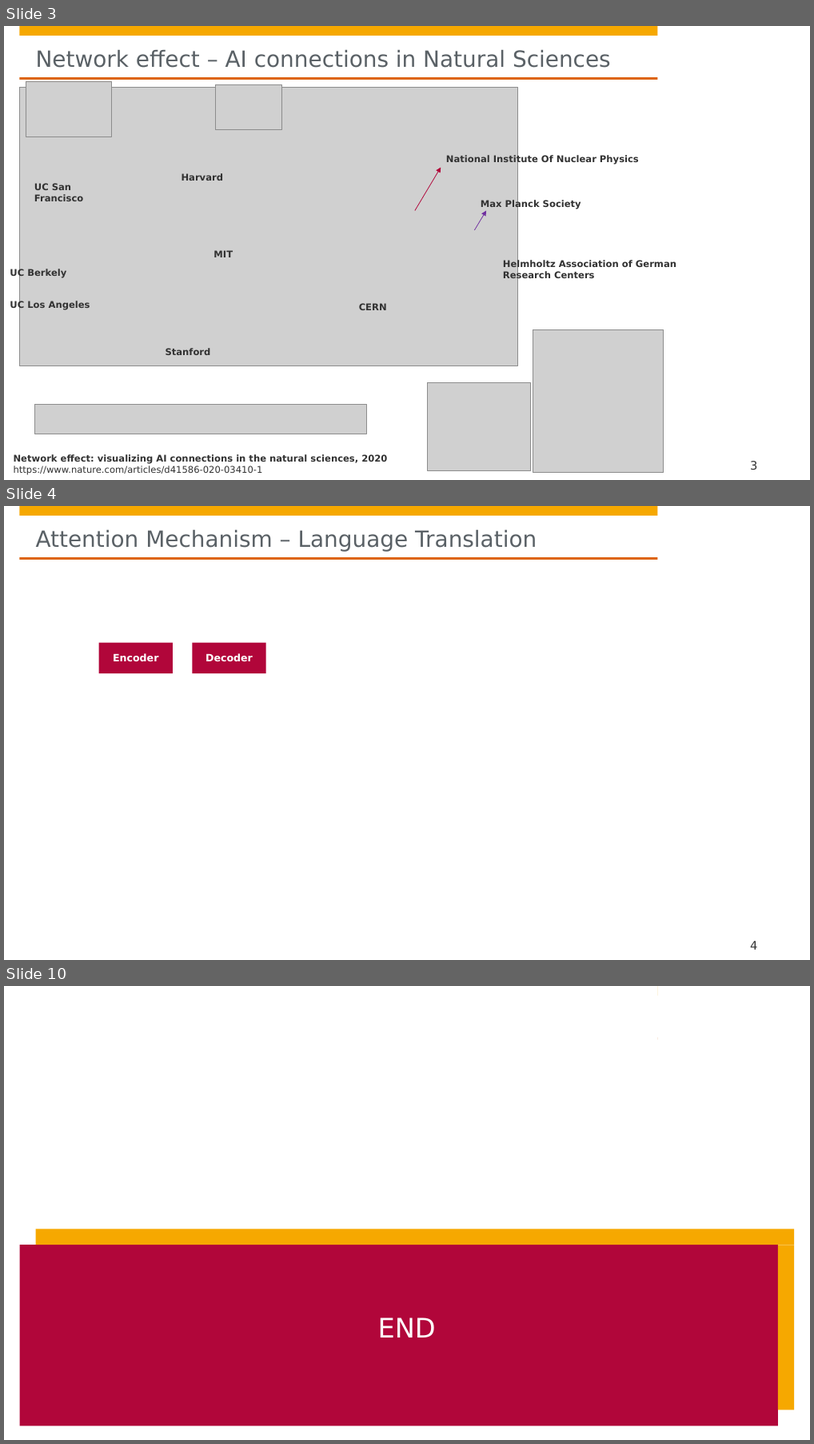
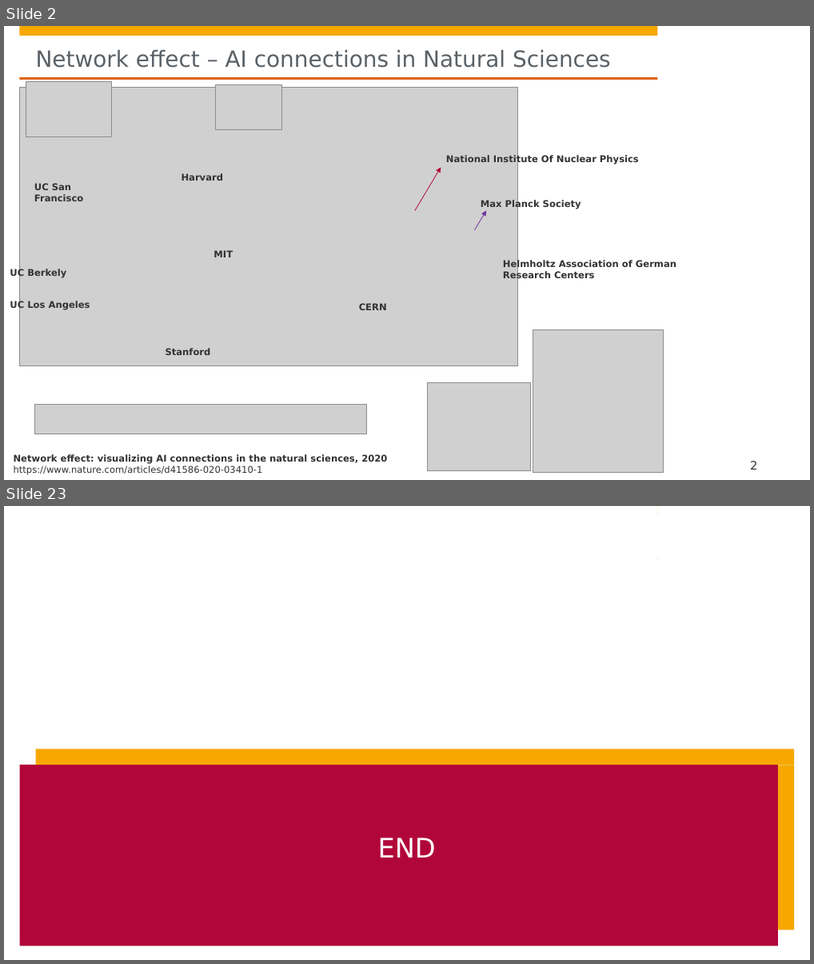
Before and after one commit to hpi-sam/GNN-Course-2020, a slide deck: 8. Graph Attention Networks.pptx. Shown one above the other, each under a label of ours: slides 3, 4 and 10 before the commit, slides 2 and 23 after it; the slides between them are not shown. The pictures are 814x1444 and 814x964 pixels, drawn with LibreOffice and Linux fonts; fonts in the diff are those of the drawing; grey boxes stand for pictures; background and template pictures are left out. Boxes give left, top, right and bottom in pixels: in the first picture for what was removed or moved away, otherwise in the second. Text is boxed around its words. In the diff, an @@ line names an element or a change of style, - is before the commit and + after.

```diff
--- a/8. Graph Attention Networks.pptx
+++ b/8. Graph Attention Networks.pptx
@@ slide 4 removed at bbox=[4, 506, 810, 960], background #FFFFFF; not listed: 4 template elements that a slide beside it also shows @@
@@ title removed at bbox=[36, 530, 537, 552] @@
-Attention Mechanism – Language Translation
@@ rectangle removed at bbox=[99, 643, 173, 673] @@
-Encoder
@@ rectangle removed at bbox=[192, 643, 266, 673] @@
-Decoder
@@ page number removed at bbox=[750, 940, 758, 949] @@
-4
@@ what was slide 3 is now slide 2 @@
@@ page number at bbox=[750, 460, 758, 469]: text changed @@
-3
+2
@@ what was slide 10 is now slide 23 @@
```
Also in this commit, not shown: 4 slides changed, 17 slides added, 2 other slides removed.
